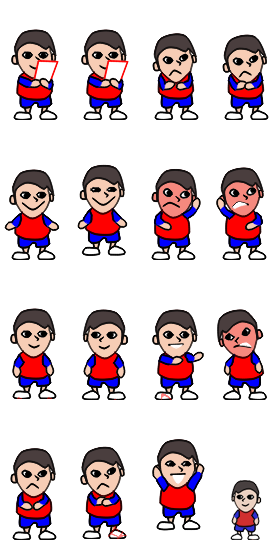
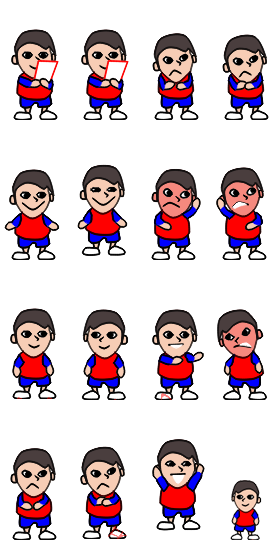
Revision of a layered w=280, h=560 image; what changed, layer by layer:
added layer "Слой 33 (копия)" above "Цветовой тон/Насыщенность 1" over [left=4, top=116, right=269, bottom=540]
